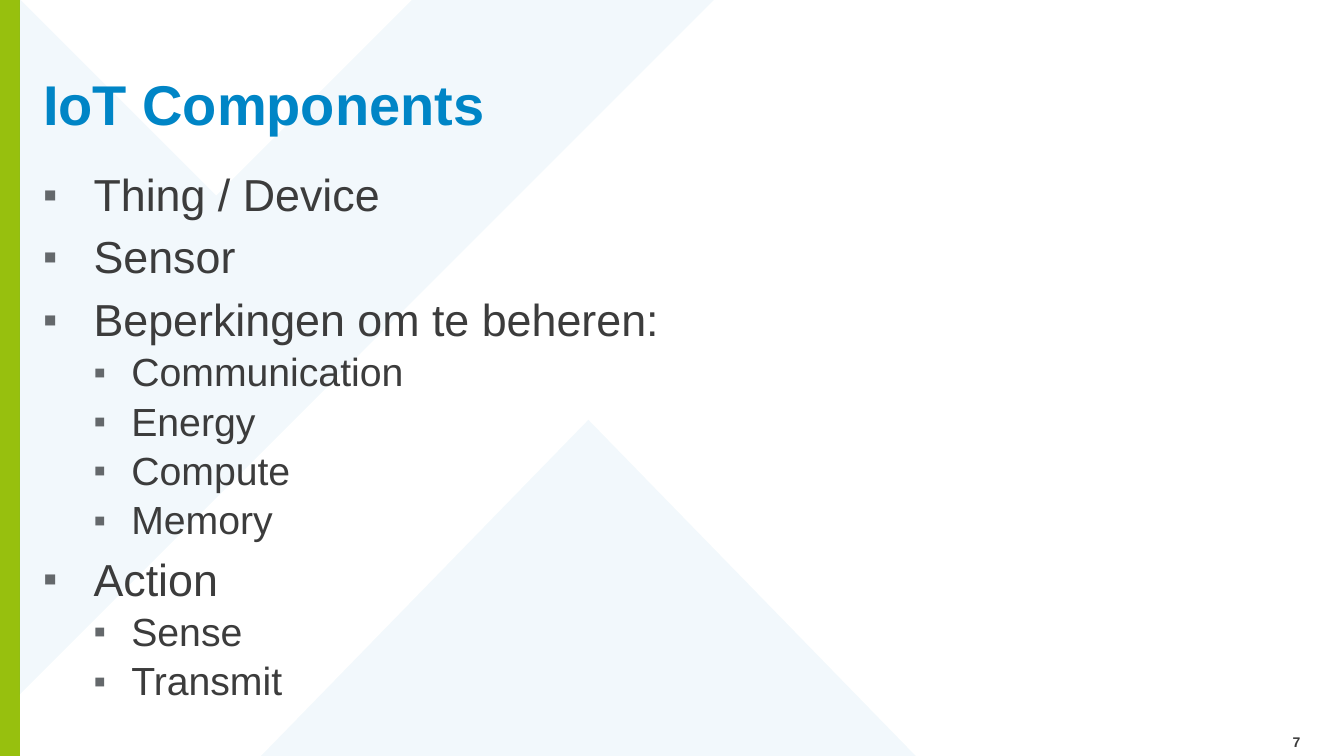
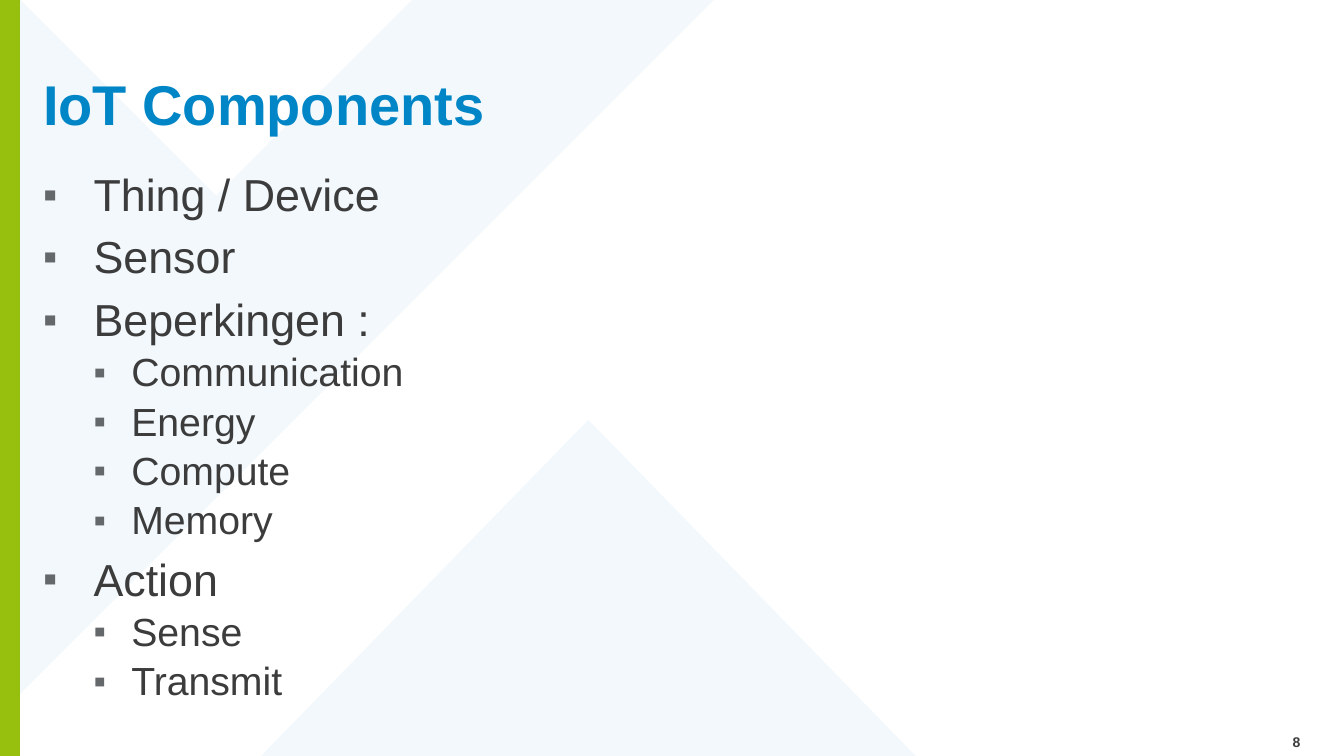
Before and after one commit to Geonovum/Workshop-OGC-Sensor-APIs-basis, a slide deck: slide 8 of Presentatie/SensorThingsAPI_AbInitio.pptx (slide 7 before the commit). Drawn at 1344x756 pixels with LibreOffice and Linux fonts; fonts in the diff are those of the drawing; background and template pictures are left out. Boxes give left, top, right and bottom in pixels: in the first picture for what was removed or moved away, otherwise in the second. Text is boxed around its words. In the diff, an @@ line names an element or a change of style, - is before the commit and + after.

```diff
--- a/Presentatie/SensorThingsAPI_AbInitio.pptx
+++ b/Presentatie/SensorThingsAPI_AbInitio.pptx
@@ text at box(94, 303, 345, 345): text changed @@
-▪ Beperkingen om te beheren:
+▪ Beperkingen :
@@ page number at box(1293, 737, 1301, 747): text changed @@
-7
+8
```
Also in this commit, not shown: 9 other slides changed, 1 slide added, 5 other files.
